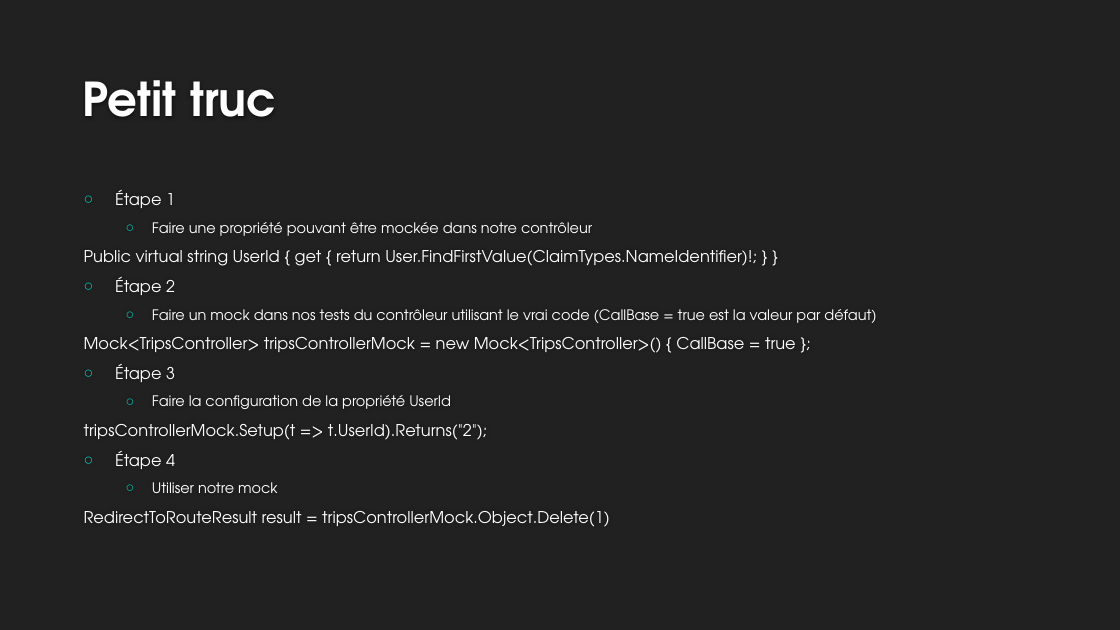
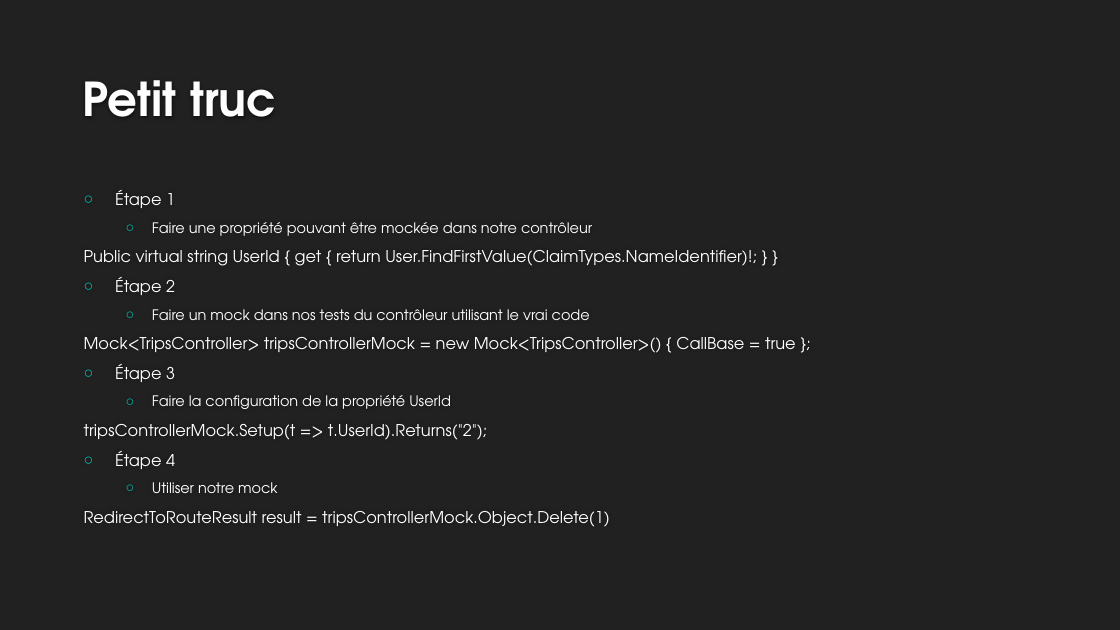
Before and after one commit to departement-info-cem/5W5, a slide deck: slide 17 of docs/assets/Mocks et Stub.pptx (slide 18 before the commit). Drawn at 1120x630 pixels with LibreOffice and Linux fonts; fonts in the diff are those of the drawing; background and template pictures are left out. Boxes give left, top, right and bottom in pixels: in the first picture for what was removed or moved away, otherwise in the second. Text is boxed around its words. In the diff, an @@ line names an element or a change of style, - is before the commit and + after.

```diff
--- a/docs/assets/Mocks et Stub.pptx
+++ b/docs/assets/Mocks et Stub.pptx
@@ text at box(152, 309, 590, 320): text changed @@
-  ○ Faire un mock dans nos tests du contrôleur utilisant le vrai code (CallBase = true est la valeur par défaut)
+  ○ Faire un mock dans nos tests du contrôleur utilisant le vrai code
```
Also in this commit, not shown: 2 other slides changed, 1 slide removed.
